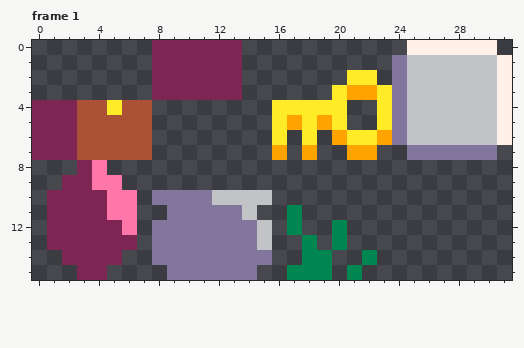
Two states of a pixel-art file, Decursed/Content/Texture/Props.aseprite. Above is the file before it was changed.
32x16 pixels, 2 frames. Shown: frame 1. The commit also changed other frames, which this record leaves out.
After the commit:
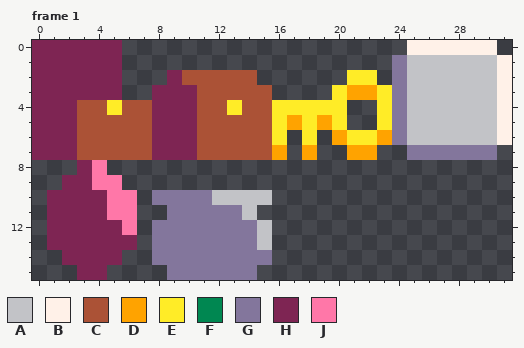
Palette (. is transparent): A #c2c3c7  B #fff1e8  C #ab5236  D #ffa300  E #ffec27  F #008751  G #83769c  H #7e2553  J #ff77a8
Difference:
{"where": "frame 1"}
{"frame":1,"y":0,"x":0,"old":"......","new":"HHHHHH"}
{"frame":1,"y":0,"x":8,"old":"HHHHHH","new":"......"}
{"frame":1,"y":1,"x":0,"old":"......","new":"HHHHHH"}
{"frame":1,"y":1,"x":8,"old":"HHHHHH","new":"......"}
{"frame":1,"y":2,"x":0,"old":"......","new":"HHHHHH"}
{"frame":1,"y":2,"x":8,"old":"H","new":"."}
{"frame":1,"y":2,"x":10,"old":"HHHH.","new":"CCCCC"}
{"frame":1,"y":3,"x":0,"old":"......","new":"HHHHHH"}
{"frame":1,"y":3,"x":11,"old":"HHH..","new":"CCCCC"}
{"frame":1,"y":4,"x":8,"old":"........","new":"HHHCCECC"}
{"frame":1,"y":5,"x":8,"old":"........","new":"HHHCCCCC"}
{"frame":1,"y":6,"x":8,"old":"........","new":"HHHCCCCC"}
{"frame":1,"y":7,"x":8,"old":"........","new":"HHHCCCCC"}
{"frame":1,"y":11,"x":17,"old":"F","new":"."}
{"frame":1,"y":12,"x":17,"old":"F","new":"."}
{"frame":1,"y":12,"x":20,"old":"F","new":"."}
{"frame":1,"y":13,"x":18,"old":"F","new":"."}
{"frame":1,"y":13,"x":20,"old":"F","new":"."}
{"frame":1,"y":14,"x":18,"old":"FF","new":".."}
{"frame":1,"y":14,"x":22,"old":"F","new":"."}
{"frame":1,"y":15,"x":17,"old":"FFF","new":"..."}
{"frame":1,"y":15,"x":21,"old":"F","new":"."}
